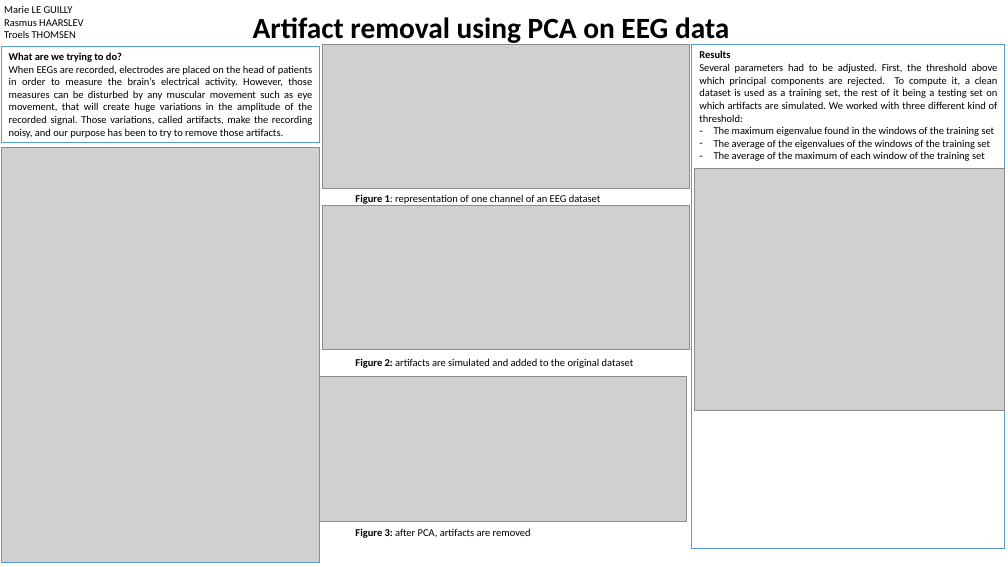
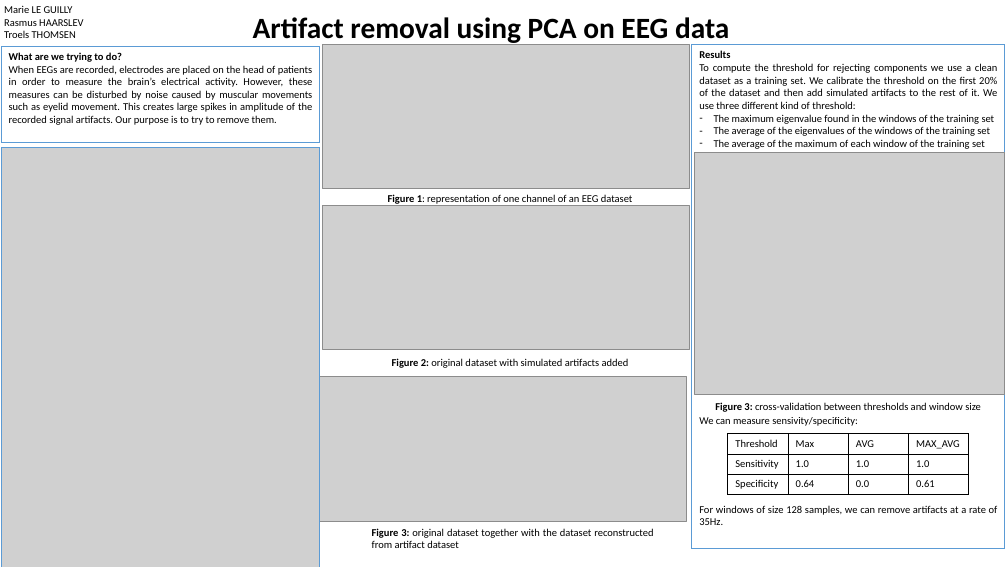
Before and after one commit to ttsoftware/advanced-machine-learning, a slide deck: slide 1 of project/Poster.pptx. Drawn at 1008x567 pixels with LibreOffice and Linux fonts; fonts in the diff are those of the drawing; grey boxes stand for pictures. Boxes give left, top, right and bottom in pixels: in the first picture for what was removed or moved away, otherwise in the second. Text is boxed around its words. In the diff, an @@ line names an element or a change of style, - is before the commit and + after.

Commit message:
poster

```diff
--- a/project/Poster.pptx
+++ b/project/Poster.pptx
@@ text in rectangle at (x1=9, y1=65, x2=313, y2=125): text changed @@
-When EEGs are recorded, electrodes are placed on the head of patients in order to measure the brain’s electrical activity. However, those measures can be disturbed by any muscular movement such as eye movement, that will create huge variations in the amplitude of the recorded signal. Those variations, called artifacts, make the recording noisy, and our purpose has been to try to remove those artifacts.
+When EEGs are recorded, electrodes are placed on the head of patients in order to measure the brain’s electrical activity. However, these measures can be disturbed by noise caused by muscular movements such as eyelid movement. This creates large spikes in amplitude of the recorded signal artifacts. Our purpose is to try to remove them.
@@ text in rectangle at (x1=699, y1=63, x2=998, y2=109): text changed @@
-Several parameters had to be adjusted. First, the threshold above which principal components are rejected. To compute it, a clean dataset is used as a training set, the rest of it being a testing set on which artifacts are simulated. We worked with three different kind of threshold:
+To compute the threshold for rejecting components we use a clean dataset as a training set. We calibrate the threshold on the first 20% of the dataset and then add simulated artifacts to the rest of it. We use three different kind of threshold:
@@ picture resized from (x1=2, y1=148, x2=320, y2=563) to (x1=2, y1=148, x2=320, y2=567) @@
@@ picture moved from (x1=695, y1=169, x2=1005, y2=411) to (x1=695, y1=153, x2=1005, y2=395) @@
@@ rectangle "Figure 1: representation of one ..." resized from (x1=348, y1=188, x2=677, y2=209) to (x1=380, y1=188, x2=645, y2=209) @@
@@ rectangle "Figure 2: original dataset with ..." resized from (x1=348, y1=352, x2=677, y2=373) to (x1=384, y1=352, x2=641, y2=373) @@
@@ text in rectangle at (x1=392, y1=358, x2=629, y2=368): text changed @@
-Figure 2: artifacts are simulated and added to the original dataset
+Figure 2: original dataset with simulated artifacts added
@@ text in rectangle at (x1=699, y1=417, x2=998, y2=525): paragraphs added @@
+We can measure sensivity/specificity:
+For windows of size 128 samples, we can remove artifacts at a rate of 35Hz.
@@ rectangle added at (x1=708, y1=397, x2=991, y2=417), fill #FFFFFF, 10 pt, text #000000 @@
+Figure 3: cross-validation between thresholds and window size
@@ table added at (x1=728, y1=434, x2=970, y2=495), 3 rows, 4 columns @@
+Threshold | Max | AVG | MAX_AVG
+Sensitivity | 1.0 | 1.0 | 1.0
+Specificity | 0.64 | 0.0 | 0.61
@@ text at (x1=372, y1=528, x2=653, y2=548): text changed @@
-Figure 3: after PCA, artifacts are removed
+Figure 3: original dataset together with the dataset reconstructed from artifact dataset
```
